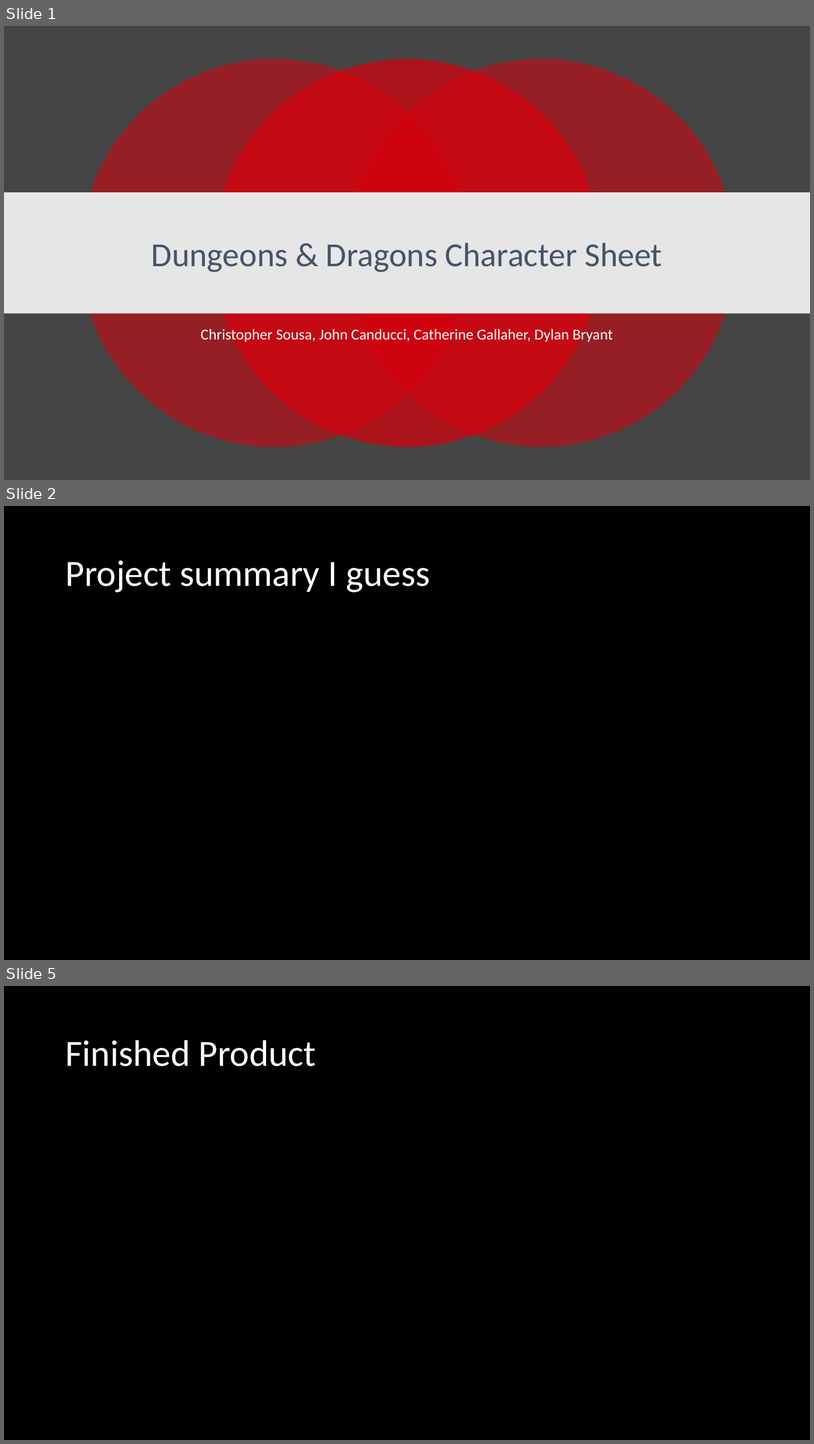
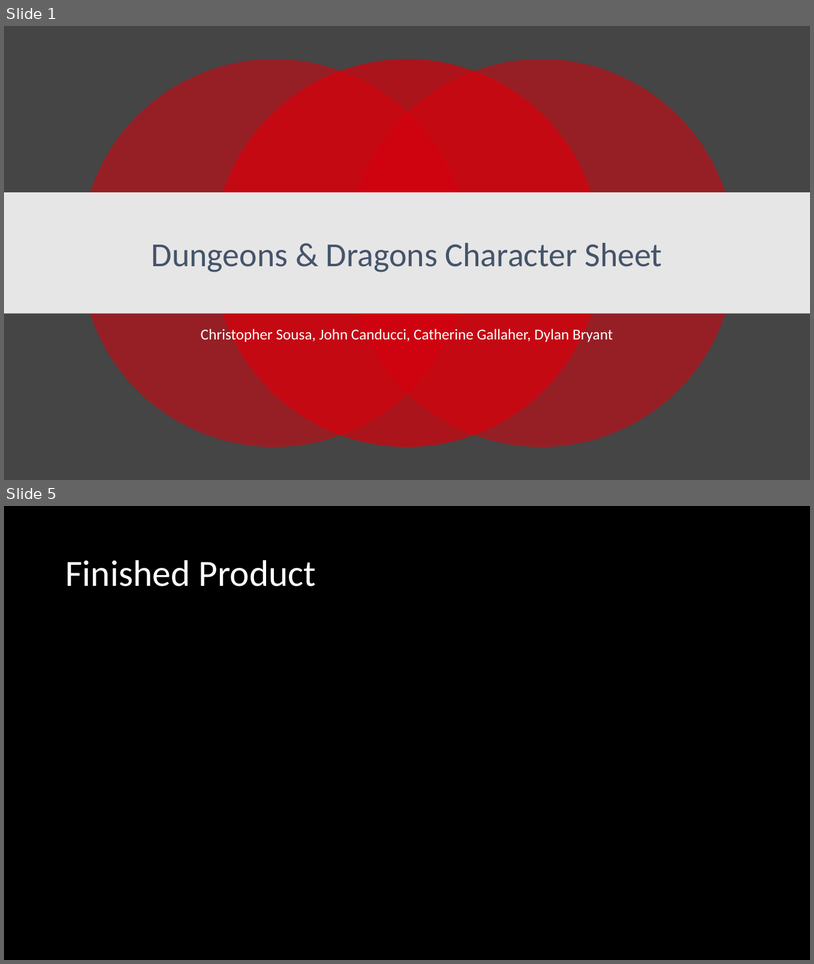
Before and after one commit to TTTriplicate/DnDCharGenerator, a slide deck: DnDPresentation.pptx. Shown one above the other, each under a label of ours: slides 1, 2 and 5 before the commit, slides 1 and 5 after it; the slides between them are not shown. The pictures are 814x1444 and 814x964 pixels, drawn with LibreOffice and Linux fonts; fonts in the diff are those of the drawing. Boxes give left, top, right and bottom in pixels: in the first picture for what was removed or moved away, otherwise in the second. Text is boxed around its words. In the diff, an @@ line names an element or a change of style, - is before the commit and + after.

```diff
--- a/DnDPresentation.pptx
+++ b/DnDPresentation.pptx
@@ slide 2 removed at bbox=[4, 506, 810, 960], background #000000 @@
@@ title removed at bbox=[65, 560, 430, 592] @@
-Project summary I guess
```
Also in this commit, not shown: 1 slide changed, 3 slides added, 3 other slides removed, 1 other file.
